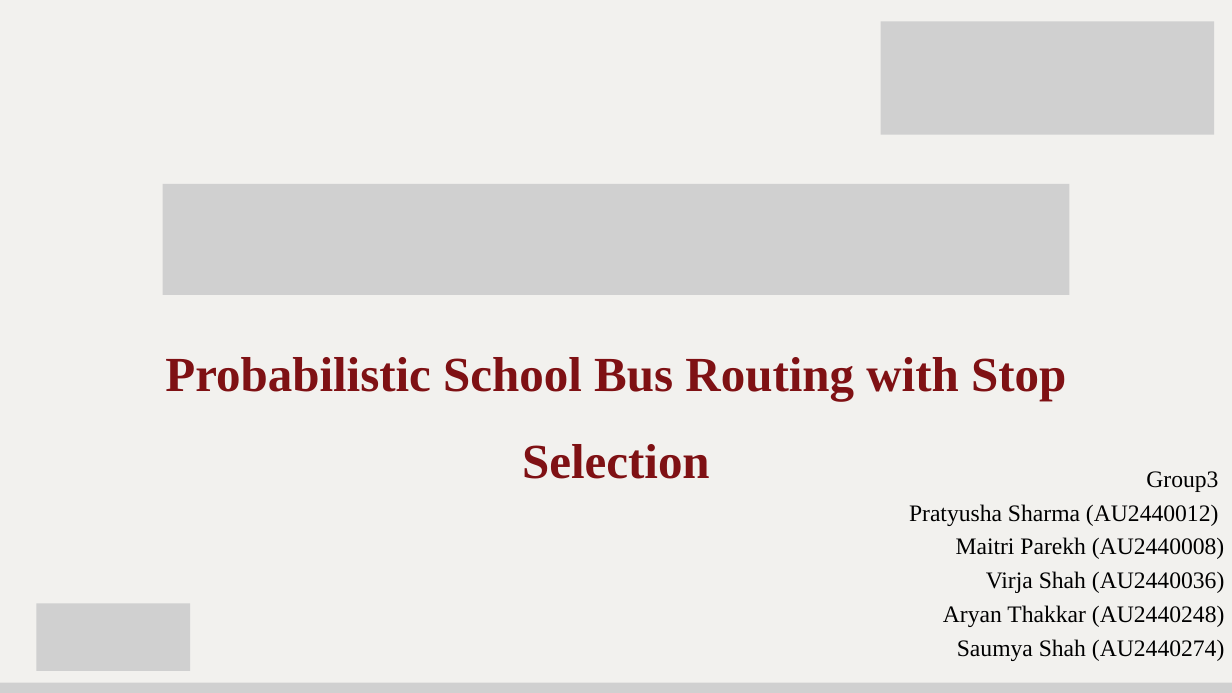
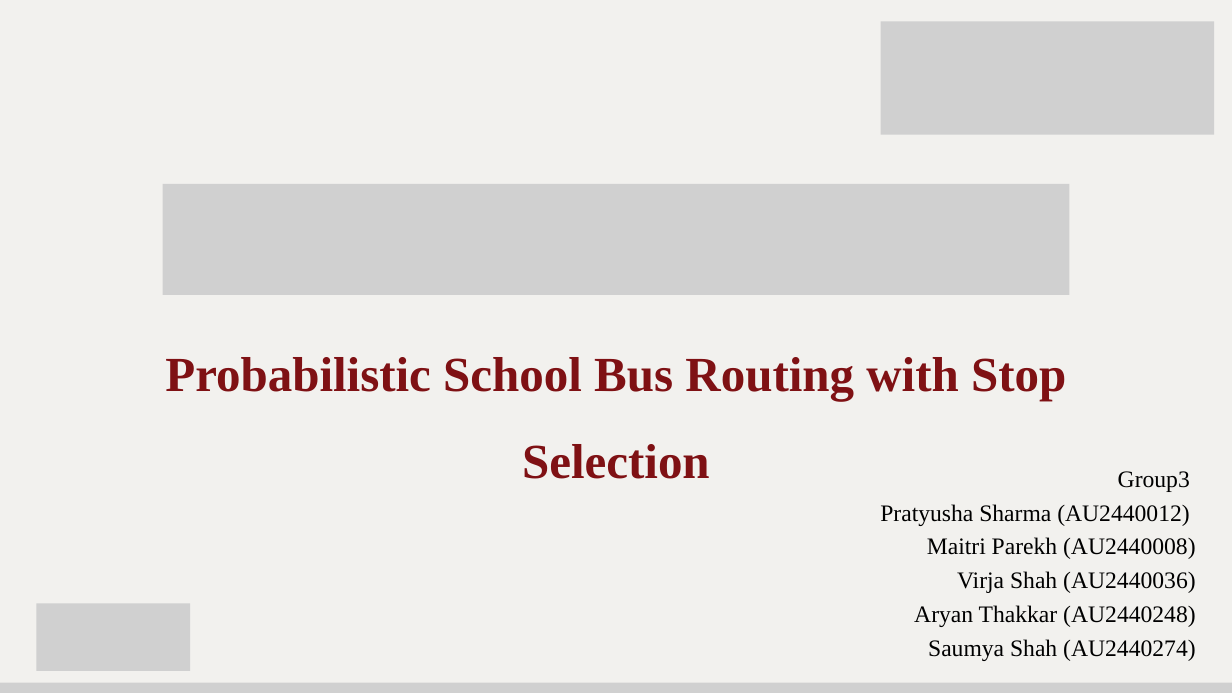
Before and after one commit to maitriparekhcs2848/s2_g3_its, a slide deck: slide 1 of MileStone 5/S2_G3_ITS_M5.pptx. Drawn at 1232x693 pixels with LibreOffice and Linux fonts; fonts in the diff are those of the drawing; grey boxes stand for pictures. Boxes give left, top, right and bottom in pixels: in the first picture for what was removed or moved away, otherwise in the second. Text is boxed around its words. In the diff, an @@ line names an element or a change of style, - is before the commit and + after.

```diff
--- a/MileStone 5/S2_G3_ITS_M5.pptx
+++ b/MileStone 5/S2_G3_ITS_M5.pptx
@@ text "Group3": place and size @@
-text "Group3" at [909,471,1224,661]
+text "Group3" at [880,471,1195,661]
```
Also in this commit, not shown: 13 other slides changed.
